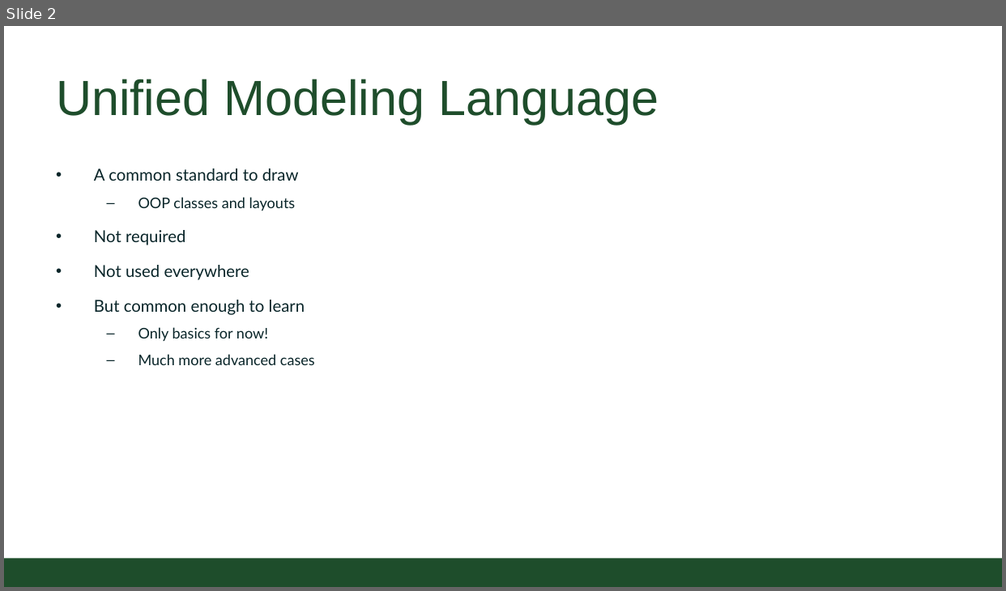
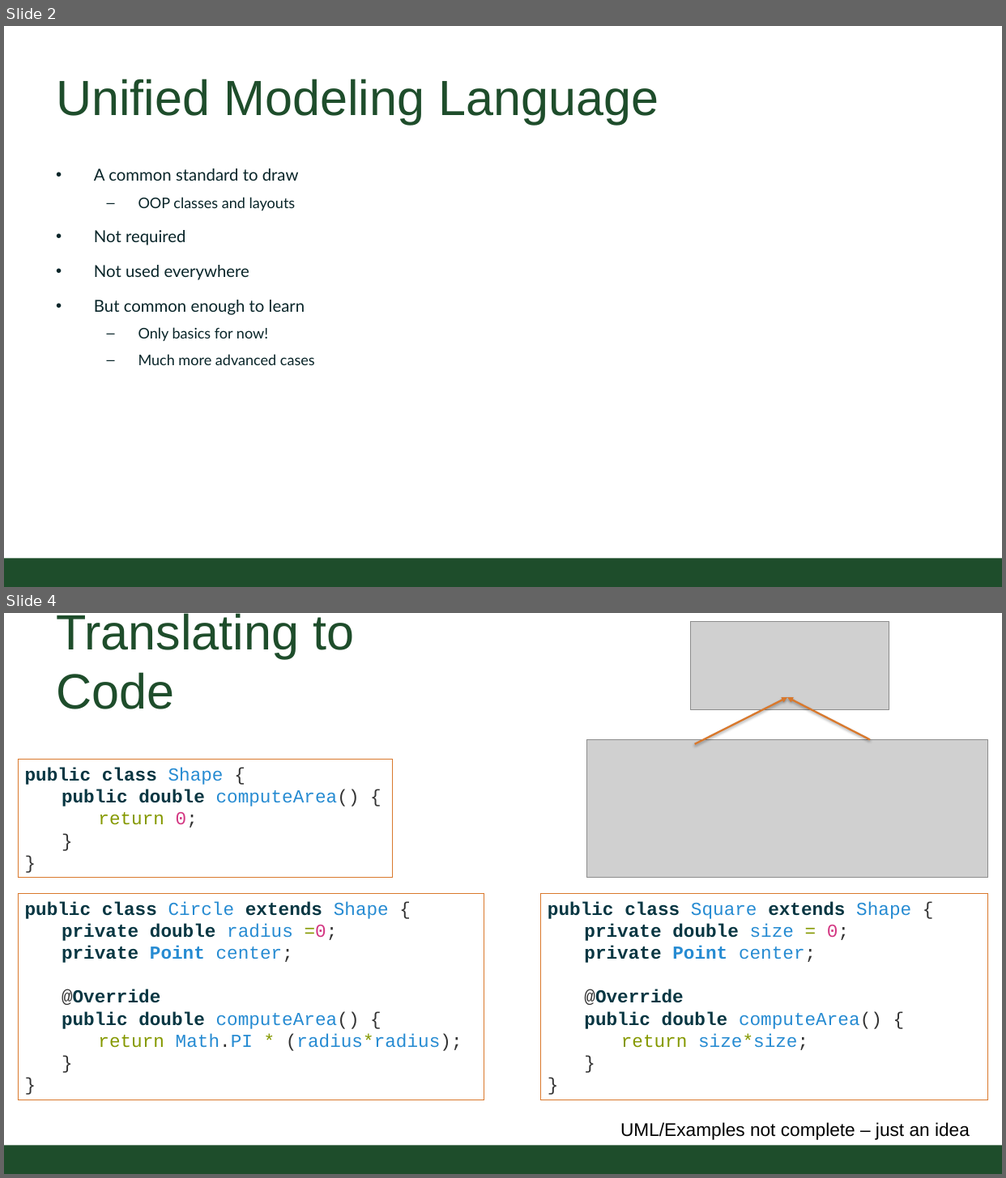
Before and after one commit to CSU-CompSci-CS163-4/Handouts, a slide deck: slides/On-Campus/11_03_UML_PracticalProject.pptx. Shown one above the other, each under a label of ours: slide 2 before the commit, slides 2 and 4 after it; the slides between them are not shown. The pictures are 1006x591 and 1006x1178 pixels, drawn with LibreOffice and Linux fonts; fonts in the diff are those of the drawing; grey boxes stand for pictures; background and template pictures are left out. Boxes give left, top, right and bottom in pixels: in the first picture for what was removed or moved away, otherwise in the second. Text is boxed around its words. In the diff, an @@ line names an element or a change of style, - is before the commit and + after.

```diff
--- a/slides/On-Campus/11_03_UML_PracticalProject.pptx
+++ b/slides/On-Campus/11_03_UML_PracticalProject.pptx
@@ slide 4 added at (4, 613, 1002, 1174), background #FFFFFF; not listed: 1 template element that a slide beside it also shows @@
@@ title added at (56, 613, 354, 709), 54 pt, text #1E4D2B @@
+Translating to Code
@@ picture added at (691, 621, 889, 710) @@
@@ arrow added from (695, 744) to (787, 697), #D9782C 2 pt @@
@@ arrow added from (870, 740) to (787, 697), #D9782C 2 pt @@
@@ picture added at (587, 740, 988, 877) @@
@@ rectangle added at (19, 760, 393, 877), outline #D9782C 0.75 pt, 20 pt, text #073642 @@
+public class Shape {
+public double computeArea() {
+return 0;
+}
+}
@@ rectangle added at (19, 894, 485, 1101), outline #D9782C 0.75 pt, 20 pt, text #073642 @@
+public class Circle extends Shape {
+private double radius =0;
+private Point center;
+@Override
+public double computeArea() {
+return Math.PI * (radius*radius);
+}
+}
@@ rectangle added at (541, 894, 987, 1101), outline #D9782C 0.75 pt, 20 pt, text #073642, bold @@
+public class Square extends Shape {
+private double size = 0;
+private Point center;
+@Override
+public double computeArea() {
+return size*size;
+}
+}
@@ text added at (620, 1122, 970, 1140), 20 pt, text #000000 @@
+UML/Examples not complete – just an idea
```
Also in this commit, not shown: 1 slide changed, 1 other slide added, 3 other files.
